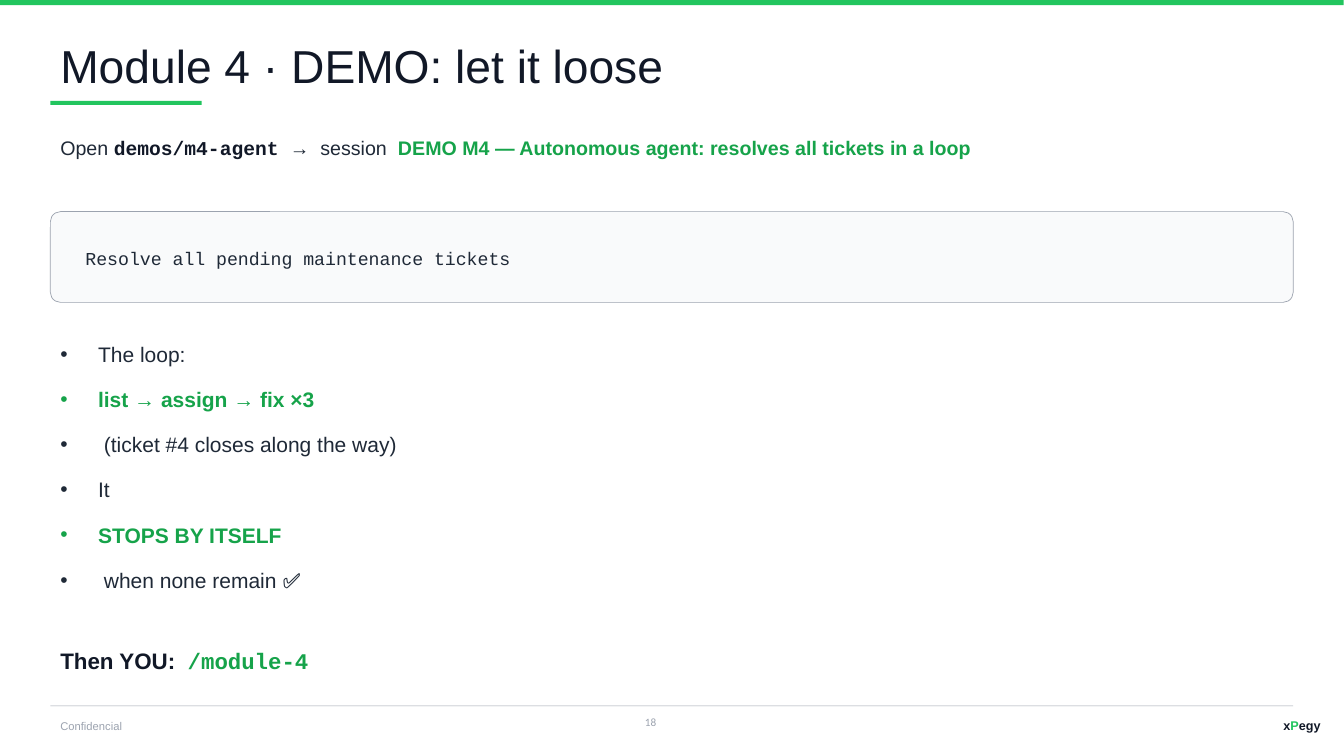
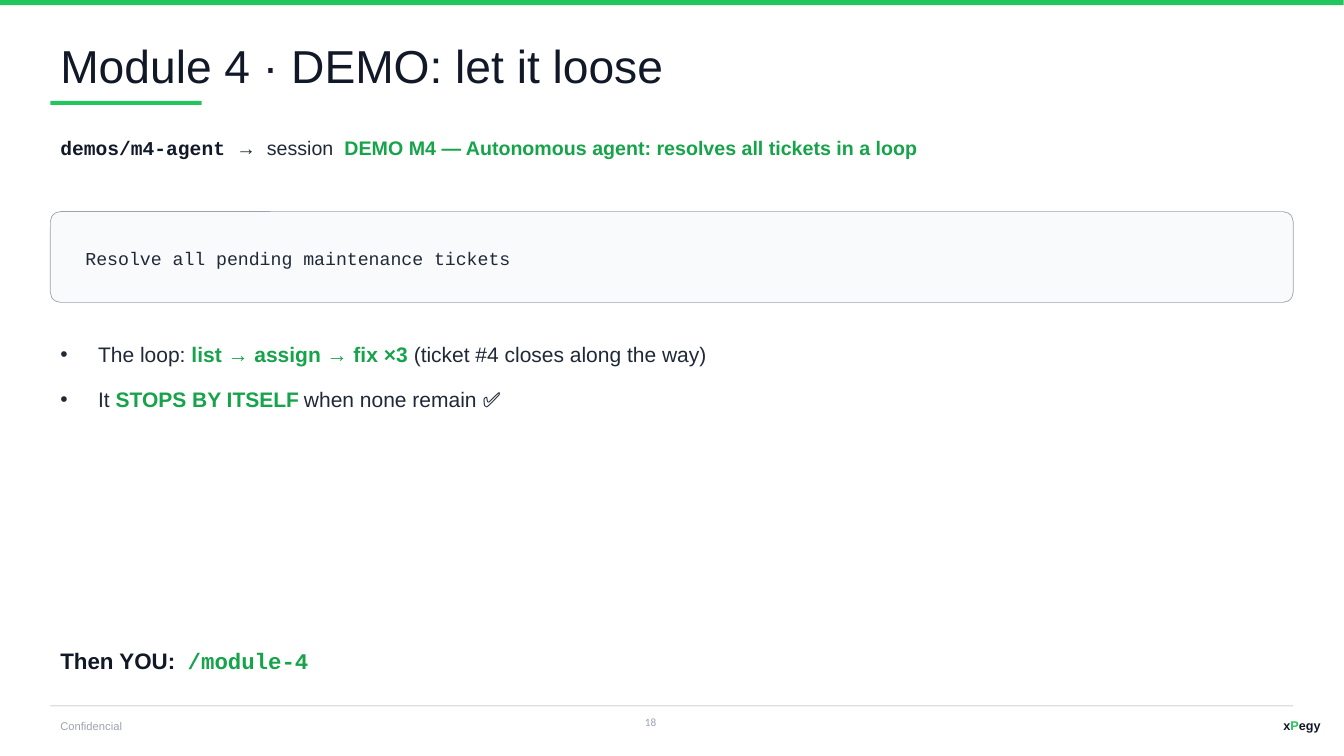
Before and after one commit to JaviPege/mundus-ai-programming-course, a slide deck: slide 18 of AI-EBike-Fleet-Manager-Workshop.pptx. Drawn at 1344x756 pixels with LibreOffice and Linux fonts; fonts in the diff are those of the drawing. Boxes give left, top, right and bottom in pixels: in the first picture for what was removed or moved away, otherwise in the second. Text is boxed around its words. In the diff, an @@ line names an element or a change of style, - is before the commit and + after.

```diff
--- a/AI-EBike-Fleet-Manager-Workshop.pptx
+++ b/AI-EBike-Fleet-Manager-Workshop.pptx
@@ text at <box>60,140,917,159</box>: text changed @@
-Open demos/m4-agent → session DEMO M4 — Autonomous agent: resolves all tickets in a loop
+demos/m4-agent → session DEMO M4 — Autonomous agent: resolves all tickets in a loop
@@ text at <box>98,346,706,408</box>: text changed @@
-• The loop:
-• list → assign → fix ×3
-• (ticket #4 closes along the way)
-• It
-• STOPS BY ITSELF
-• when none remain ✅
+• The loop: list → assign → fix ×3 (ticket #4 closes along the way)
+• It STOPS BY ITSELF when none remain ✅
```
Also in this commit, not shown: 13 other slides changed.
